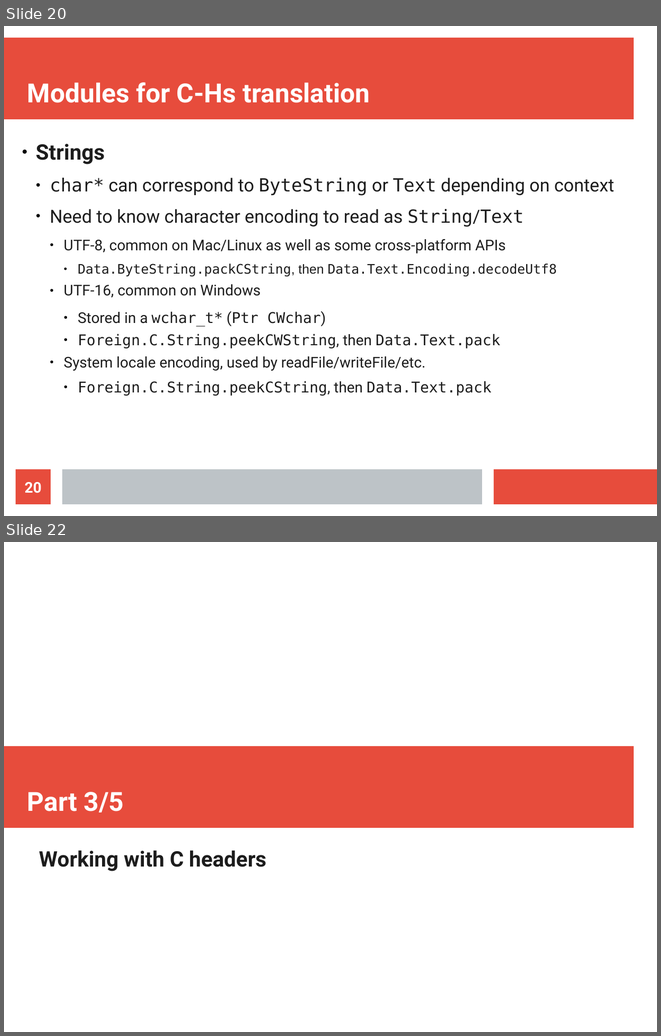
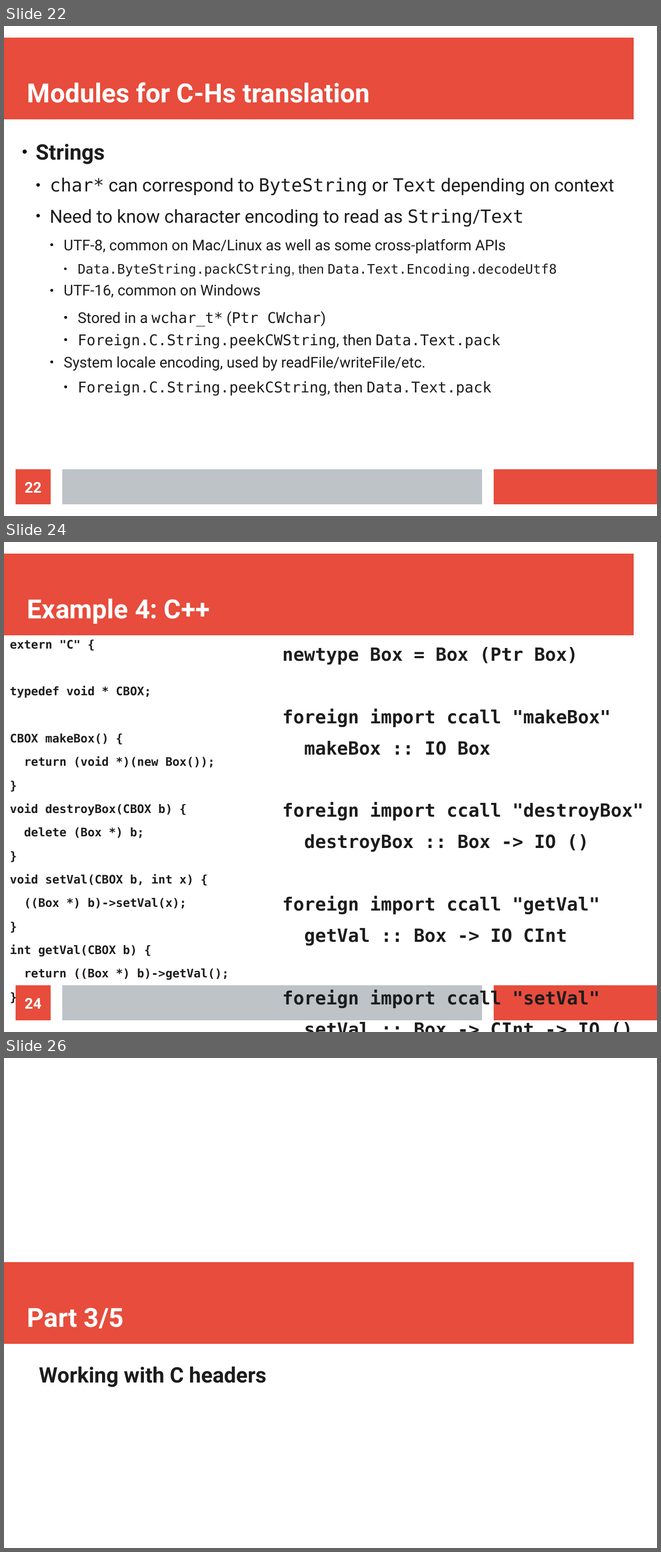
Before and after one commit to mtolly/haskell-c-talk, a slide deck: presentation.odp. Shown one above the other, each under a label of ours: slides 20 and 22 before the commit, slides 22, 24 and 26 after it; the slides between them are not shown. The pictures are 661x1036 and 661x1552 pixels, drawn with LibreOffice and Linux fonts; fonts in the diff are those of the drawing. Boxes give left, top, right and bottom in pixels: in the first picture for what was removed or moved away, otherwise in the second. Text is boxed around its words. In the diff, an @@ line names an element or a change of style, - is before the commit and + after.

Commit message:
Array and C++ examples

```diff
--- a/presentation.odp
+++ b/presentation.odp
@@ slide 24 added at <box>4,542,657,1032</box>, background #FFFFFF; not listed: 3 template elements that a slide beside it also shows @@
@@ title added at <box>27,598,210,624</box>, 32 pt, text #FFFFFF, bold @@
+Example 4: C++
@@ text added at <box>10,640,229,980</box>, 14.3 pt, text #1C1C1C, bold @@
+extern "C" {
+typedef void * CBOX;
+CBOX makeBox() {
+return (void *)(new Box());
+}
+void destroyBox(CBOX b) {
+delete (Box *) b;
+}
+void setVal(CBOX b, int x) {
+((Box *) b)->setVal(x);
+}
+int getVal(CBOX b) {
+return ((Box *) b)->getVal();
+}
+}
@@ text added at <box>282,647,644,1008</box>, 22.1 pt, text #1C1C1C, bold @@
+newtype Box = Box (Ptr Box)
+foreign import ccall "makeBox"
+makeBox :: IO Box
+foreign import ccall "destroyBox"
+destroyBox :: Box -> IO ()
+foreign import ccall "getVal"
+getVal :: Box -> IO CInt
+foreign import ccall "setVal"
+setVal :: Box -> CInt -> IO ()
@@ page number added at <box>16,985,51,1020</box>, fill #E74C3C, 18 pt, text #FFFFFF, bold @@
+24
@@ what was slide 20 is now slide 22 @@
@@ page number at <box>25,482,42,492</box>: text changed @@
-20
+22
@@ what was slide 22 is now slide 26 @@
```
Also in this commit, not shown: 7 slides changed, 4 other slides added, 8 other files.
